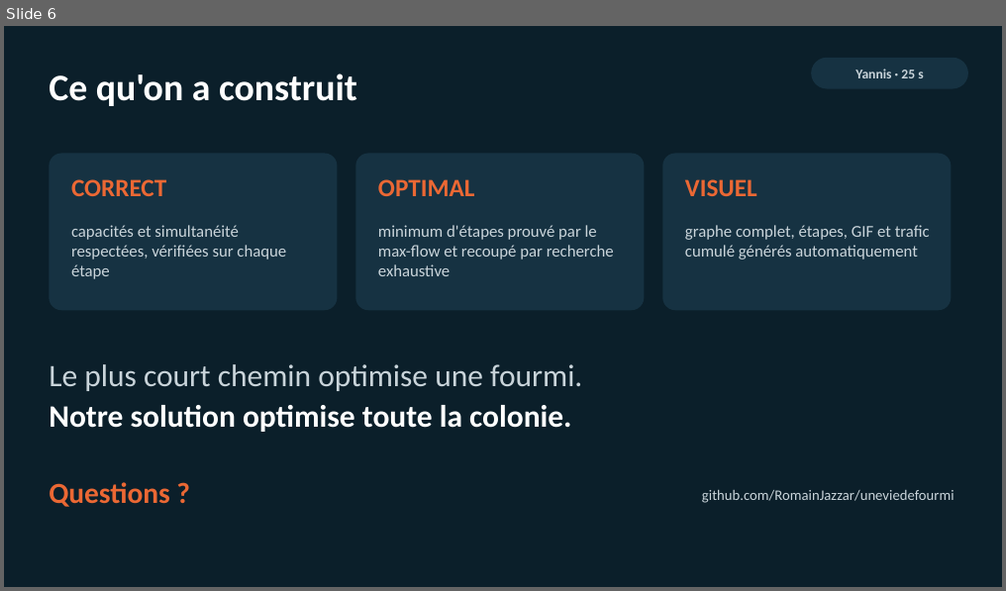
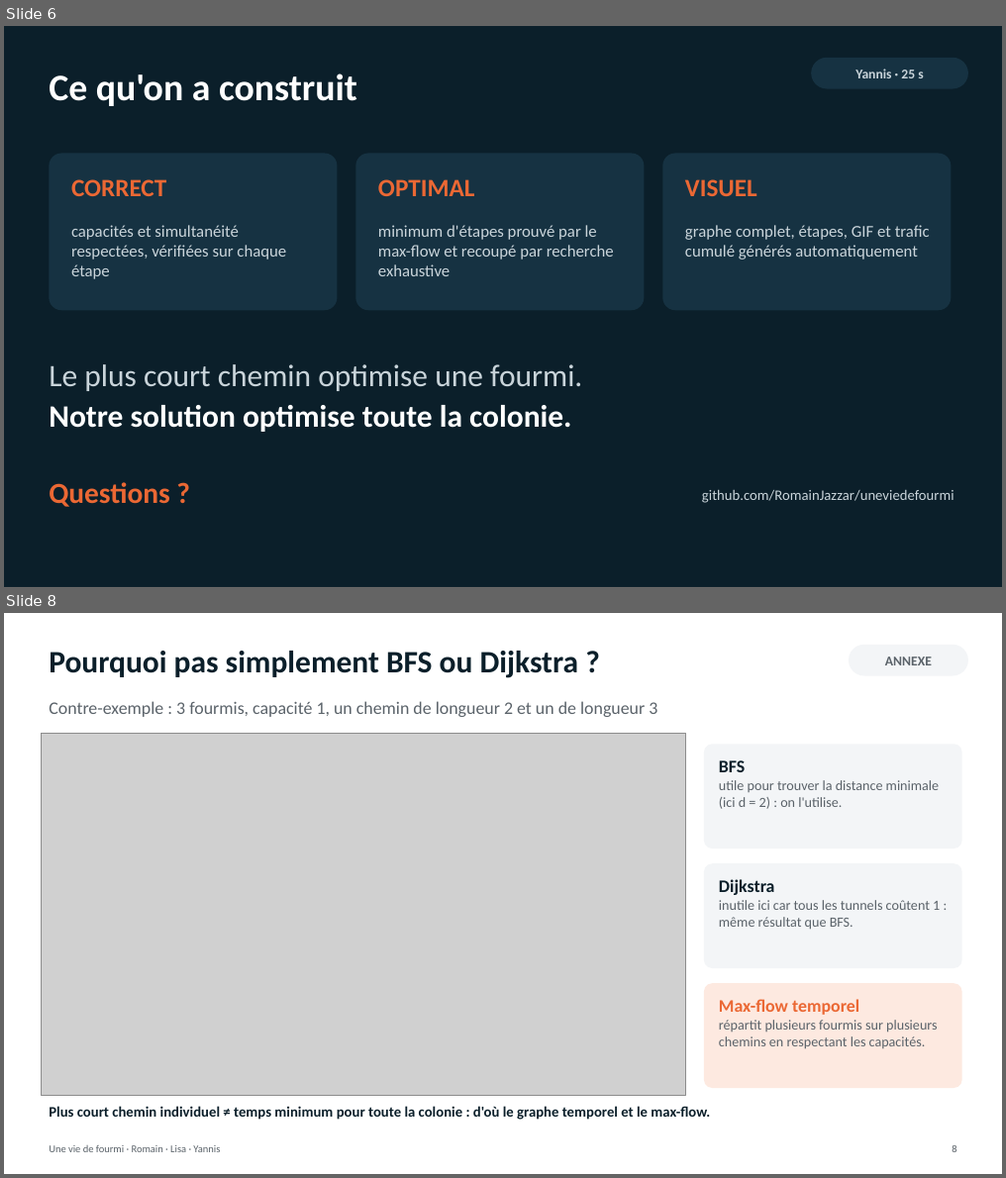
Before and after one commit to RomainJazzar/uneviedefourmi, a slide deck: docs/Presentation_Une_vie_de_fourmi_Romain_Lisa_Yannis.pptx. Shown one above the other, each under a label of ours: slide 6 before the commit, slides 6 and 8 after it; the slides between them are not shown. The pictures are 1006x591 and 1006x1178 pixels, drawn with LibreOffice and Linux fonts; fonts in the diff are those of the drawing; grey boxes stand for pictures. Boxes give left, top, right and bottom in pixels: in the first picture for what was removed or moved away, otherwise in the second. Text is boxed around its words. In the diff, an @@ line names an element or a change of style, - is before the commit and + after.

```diff
--- a/docs/Presentation_Une_vie_de_fourmi_Romain_Lisa_Yannis.pptx
+++ b/docs/Presentation_Une_vie_de_fourmi_Romain_Lisa_Yannis.pptx
@@ slide 8 added at bbox=[4, 613, 1002, 1174], background #FFFFFF @@
@@ text added at bbox=[49, 651, 579, 678], 30 pt, text #0B1F2A, bold @@
+Pourquoi pas simplement BFS ou Dijkstra ?
@@ rounded rectangle added at bbox=[848, 645, 968, 676], fill #F3F5F7, 13 pt, text #5B636A, bold @@
+ANNEXE
@@ text added at bbox=[49, 701, 657, 717], 17 pt, text #5B636A @@
+Contre-exemple : 3 fourmis, capacité 1, un chemin de longueur 2 et un de longueur 3
@@ picture added at bbox=[42, 734, 685, 1096] @@
@@ rounded rectangle added at bbox=[704, 744, 962, 849], fill #F3F5F7 @@
@@ text added at bbox=[719, 761, 939, 809], 13.5 pt, text #5B636A @@
+BFS
+utile pour trouver la distance minimale (ici d = 2) : on l'utilise.
@@ rounded rectangle added at bbox=[704, 863, 962, 968], fill #F3F5F7 @@
@@ text added at bbox=[719, 879, 940, 930], 13.5 pt, text #5B636A @@
+Dijkstra
+inutile ici car tous les tunnels coûtent 1 : même résultat que BFS.
@@ rounded rectangle added at bbox=[704, 983, 962, 1088], fill #FDE9E0 @@
@@ text added at bbox=[719, 999, 937, 1050], 13.5 pt, text #5B636A @@
+Max-flow temporel
+répartit plusieurs fourmis sur plusieurs chemins en respectant les capacités.
@@ text added at bbox=[49, 1106, 710, 1120], 14 pt, text #0B1F2A, bold @@
+Plus court chemin individuel ≠ temps minimum pour toute la colonie : d'où le graphe temporel et le max-flow.
@@ text added at bbox=[49, 1146, 220, 1153], 10 pt, text #5B636A @@
+Une vie de fourmi · Romain · Lisa · Yannis
@@ text added at bbox=[951, 1146, 956, 1153], 10 pt, text #5B636A @@
+8
```
Also in this commit, not shown: 11 slides changed, 10 other files.
